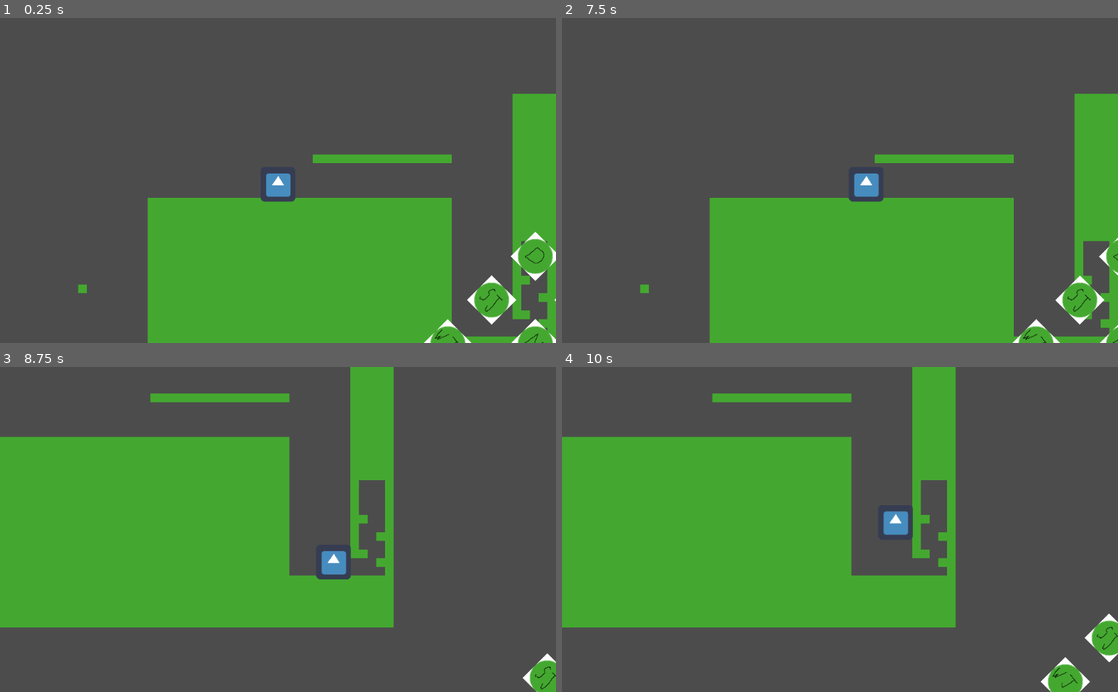
Above: before the commit, frames 1-4 (two rows, left to right).
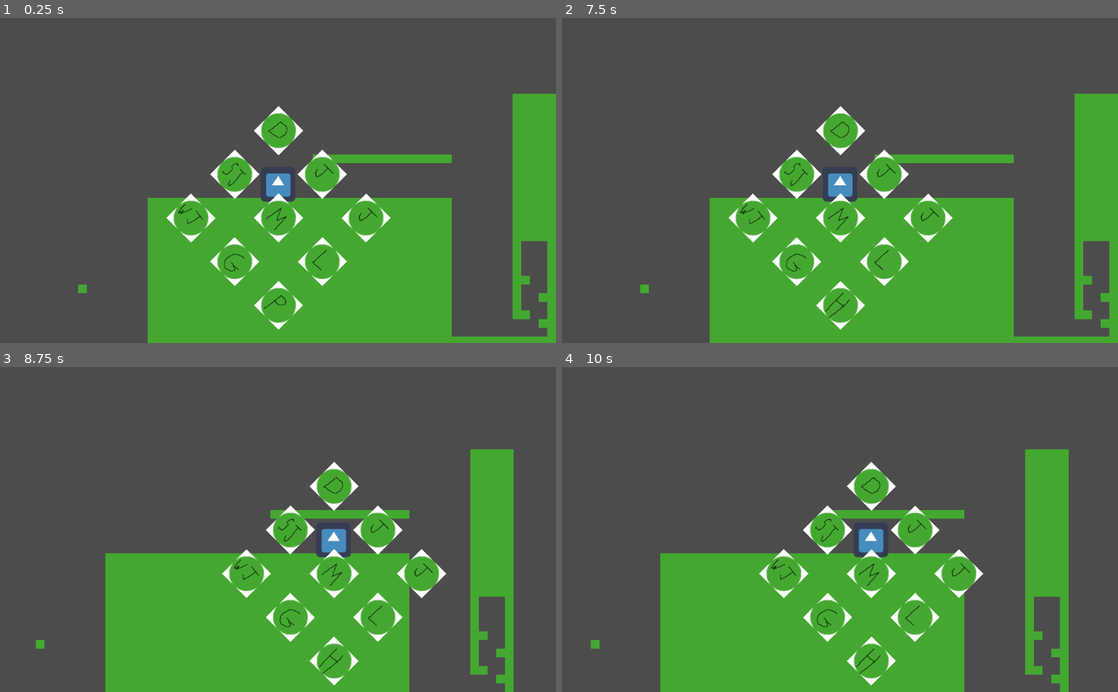
Above: after the commit, the same moments.

Repository: F-P-S-B/ggj-2023-roots
Game: Godot game, scene res://Levels/Dev/DevLevel.tscn
The game is run twice, just before and just after one commit, with the same random seed, the same clock (stepped at 60 frames per second) and the same inputs. The engine's default icon, where the game draws it, is replaced by a stand-in: a white triangle on a blue panel in a dark square.
Inputs (mouse positions are in pixels of both pictures, inside the frame that each line leads up to; where the layout moved, square brackets give the same spot in the first picture):
- Up to frame 1 (0.25 s): no input
- Up to frame 2 (7.5 s): click (840, 131) [1095, 255] at 0.5 s; click (795, 174) [1051, 300] at 1.25 s; click (884, 174) at 2.02 s; click (928, 219) at 2.77 s; click (840, 219) at 3.52 s; click (884, 261) at 4.27 s; click (751, 219) at 5.02 s; click (795, 261) at 5.77 s; click (840, 304) at 6.52 s; tap Enter at 7.25 s; hold Right (move_right) from 7.28 s (still down)
- Up to frame 3 (8.75 s): keep holding Right (move_right); tap Space (jump) at 7.52, 8.27 s
- Up to frame 4 (10 s): release Right (move_right) at 8.78 s; hold Left (move_left) 8.78-9.53 s; hold Right (move_right) from 9.53 s (still down); tap Space (jump) at 9.77 s

The runs differ from the first frame. In frame 1, 5.0% of the frame differs, in the area x 30-100%, y 27-100%; in frame 2, 4.8%; in frame 3, 48%, in the area x 0-100%, y 0-100%; in frame 4, 47%.

Commit message:
Centrage du menu

Diff:
--- a/player/Player.gd
+++ b/player/Player.gd
@@ -51,25 +51,20 @@
 
 func move():
 	if not (enabled_skills[Skills.MOVE]) and is_on_floor():
-		print(1)
 		velocity.x = lerp(velocity.x, 0, horiz_friction)
 		return
 
 	if (Input.is_action_pressed("move_left")) and (Input.is_action_pressed("move_right")):
-		print(2)
 		velocity.x = lerp(velocity.x, 0, horiz_friction)
 		return
 	if Input.is_action_pressed("move_right"):
-		print(3)
 		direction = 1
 		velocity.x = lerp(velocity.x, max_speed * direction, horiz_friction)
 		return
 	if Input.is_action_pressed("move_left"):
-		print(4)
 		direction = -1
 		velocity.x = lerp(velocity.x, max_speed * direction, horiz_friction)
 		return
-	print(5)
 	velocity.x = lerp(velocity.x, 0, horiz_friction)
 
 
--- a/player/Player.tscn
+++ b/player/Player.tscn
@@ -25,6 +25,10 @@
 }
 
 [node name="Skilltree" parent="." instance=ExtResource( 3 )]
+margin_left = 1.00006
+margin_top = -427.0
+margin_right = 766.0
+margin_bottom = 173.0
 
 [node name="Camera2D" type="Camera2D" parent="."]
 current = true
--- a/project.godot
+++ b/project.godot
@@ -20,6 +20,12 @@
 
 [input]
 
+ui_select={
+"deadzone": 0.5,
+"events": [ Object(InputEventKey,"resource_local_to_scene":false,"resource_name":"","device":0,"alt":false,"shift":false,"control":false,"meta":false,"command":false,"pressed":false,"scancode":16777221,"physical_scancode":0,"unicode":0,"echo":false,"script":null)
+, Object(InputEventJoypadButton,"resource_local_to_scene":false,"resource_name":"","device":0,"button_index":3,"pressure":0.0,"pressed":false,"script":null)
+ ]
+}
 move_right={
 "deadzone": 0.5,
 "events": [ Object(InputEventKey,"resource_local_to_scene":false,"resource_name":"","device":0,"alt":false,"shift":false,"control":false,"meta":false,"command":false,"pressed":false,"scancode":0,"physical_scancode":16777233,"unicode":0,"echo":false,"script":null)
